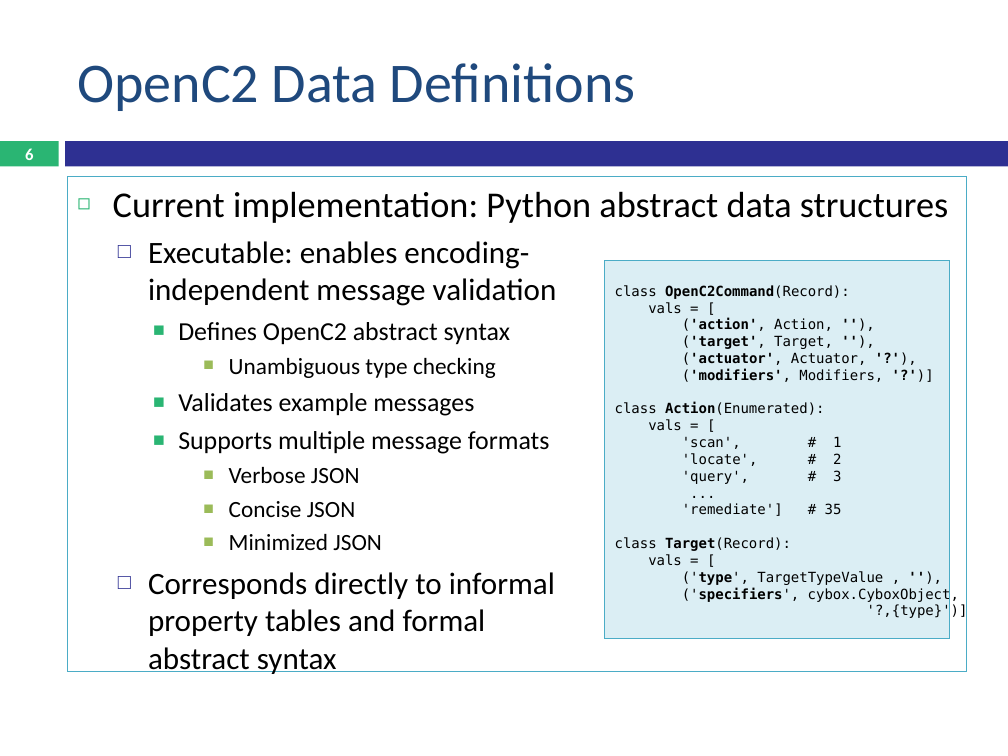
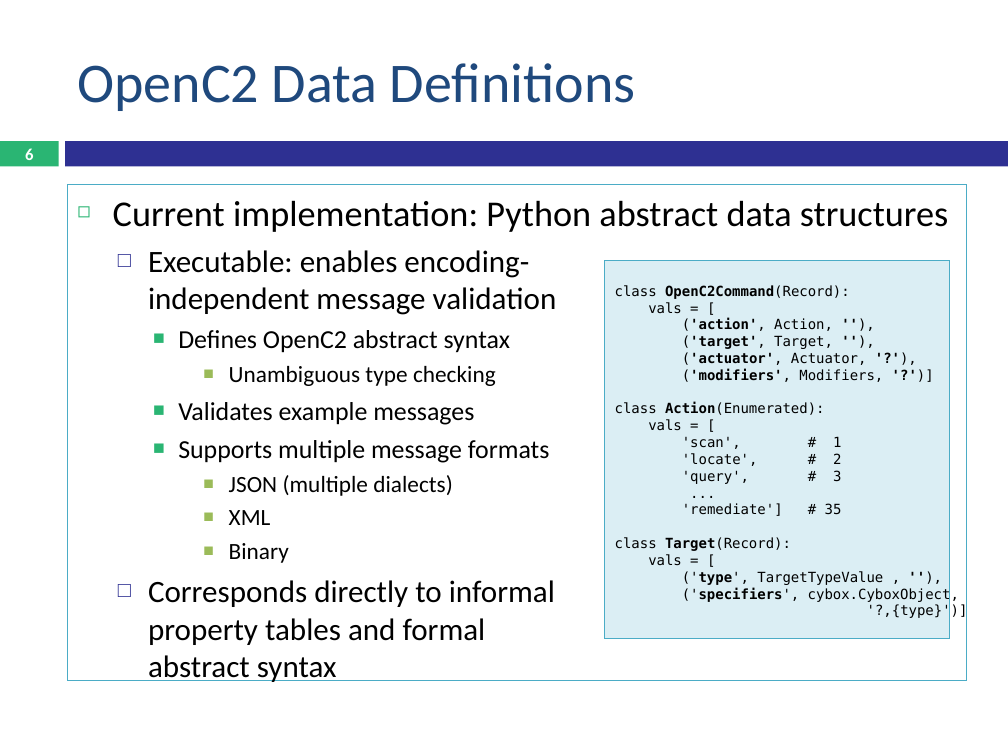
Before and after one commit to OpenC2-org/openc2-davaya, a slide deck: slide 6 of devel/OpenC2 Schema.pptx. Drawn at 1008x756 pixels with LibreOffice and Linux fonts; fonts in the diff are those of the drawing. Boxes give left, top, right and bottom in pixels: in the first picture for what was removed or moved away, otherwise in the second. Text is boxed around its words. In the diff, an @@ line names an element or a change of style, - is before the commit and + after.

```diff
--- a/devel/OpenC2 Schema.pptx
+++ b/devel/OpenC2 Schema.pptx
@@ text "Current implementation: Python abstract data ...": place and size @@
-text "Current implementation: Python abstract data ..." at (68, 176, 967, 672)
+text "Current implementation: Python abstract data ..." at (68, 184, 967, 680)
@@ text at (229, 475, 453, 563): text changed @@
-      ■ Verbose JSON
-      ■ Concise JSON
-      ■ Minimized JSON
+      ■ JSON (multiple dialects)
+      ■ XML
+      ■ Binary
```
Also in this commit, not shown: 6 other slides changed.
